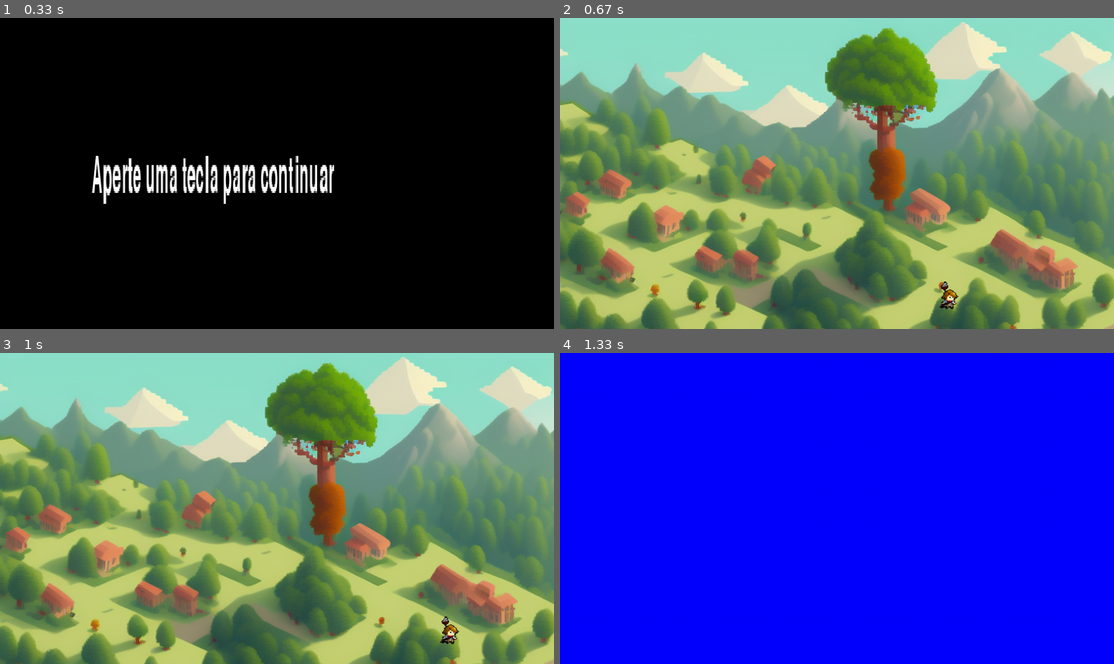
Above: before the commit, frames 1-4 (two rows, left to right).
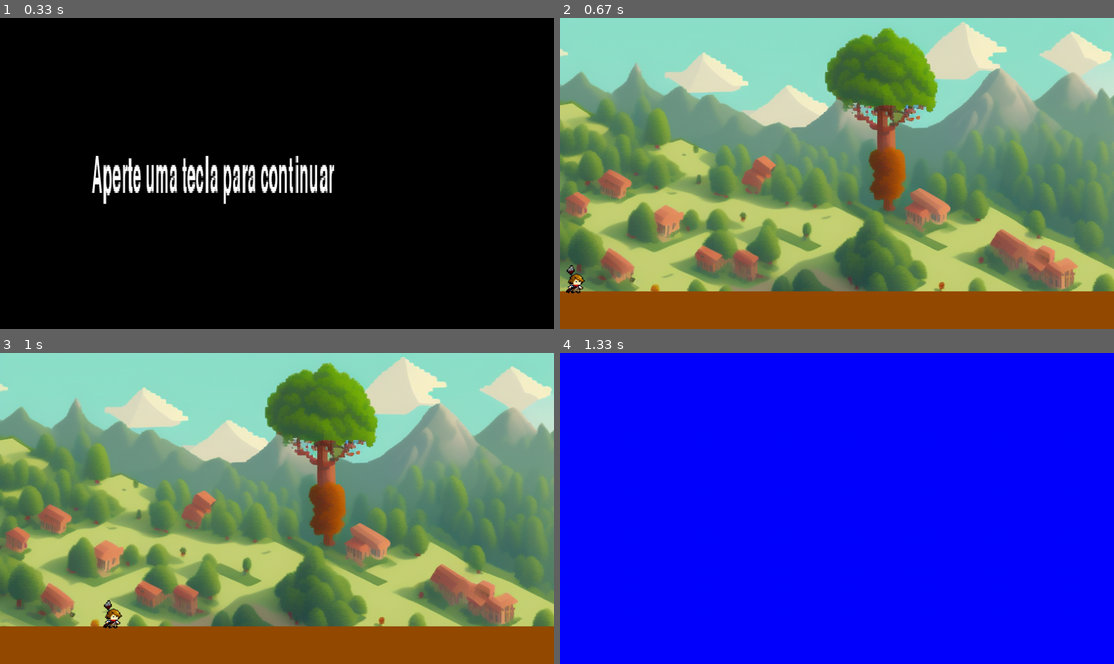
Above: after the commit, the same moments.

Repository: insper-classroom/devlife-23-1-projeto-pygame-luis-e-eduardo
Game: pygame game, started from main/funcoes.py
Two runs of this game, one before a commit and one after it. Both use one fixed random seed, a clock stepped at 60 frames per second and the inputs below.
Inputs (mouse positions are in pixels of both pictures, inside the frame that each line leads up to):
- Up to frame 1 (0.33 s): no input
- Up to frame 2 (0.67 s): tap Space at 0.33 s
- Up to frame 3 (1 s): hold Right from 0.67 s (still down)
- Up to frame 4 (1.33 s): release Right at 1.13 s; click (1014, 499) at 1.22 s

Frame 1 is identical in both runs. In frame 2, 12% of the frame differs, in the area x 0-100%, y 79-100%; in frame 3, 12%; in frame 4, nothing differs.

Commit message:
Co-authored-by: EduardoTakeiYaginuma <EduardoTakeiYaginuma@users.noreply.github.com>

Diff:
--- a/main/assets.py
+++ b/main/assets.py
@@ -1,5 +1,15 @@
-
-
+# dicionario para guardar os dados que serao usados para o jogo - tela/desenha
 assets = {}
 
 assets["fundo1"] = "main/assets/imagens/fundo1.png"
+assets["window"] = (912.0,512.0)
+assets["altura_tela"] = assets["window"][1]
+assets["largura_tela"] = assets["window"][0]
+assets["bloco"] = (32,24)
+
+# dicionario para guardar os dados que serao usados para o jogo - posicoes/movimento
+state = {}
+
+state["posicao_jogador"] = [0.0,400.0]
+state["velocidade_jogador"] = [0.0,0.0]
+state["aceleracao_gravidade"] = 1 # nao sei pq nao tem que ser negativo kkkkk
--- a/main/funcoes.py
+++ b/main/funcoes.py
@@ -1,6 +1,25 @@
 from random import randint
 import pygame
 from assets import *
+
+def esta_no_chao(obj1,obj2):
+    if obj1.colliderect(obj2):
+        return True
+    else:
+        return False
+
+class Plataform(pygame.sprite.Sprite):
+
+    def __init__(self,sprites,plataform,x,y):
+        pygame.sprite.Sprite.__init__(self)
+        img_plataforma = pygame.image.load("main\wood1.png")
+        self.image = pygame.transform.scale(img_plataforma, assets["bloco"])
+        self.rect = self.image.get_rect()
+
+        self.rect.x = x
+        self.rect.y = y
+        sprites.add(self)
+        plataform.add(self)
 
 class TelaInicial:
     def __init__(self, window):
@@ -12,7 +31,7 @@
         for evento in pygame.event.get():
             if evento.type == pygame.QUIT:
                 return None
-            elif evento.type == pygame.KEYDOWN:
+            elif evento.type == pygame.KEYDOWN: #nao pode apertar as teclas de andar nao sei pq kkkk
                 return Tela1(self.window)
         return self
 
@@ -25,45 +44,83 @@
 
 class Tela1:
     def __init__(self, window):
+
         self.sprites = pygame.sprite.Group()
-
         fonte_padrao = pygame.font.get_default_font()
         self.font = pygame.font.Font(fonte_padrao, 24)
         self.azul = (0,0,255)
         self.vermelho = (255, 0, 0)
         self.verde = (0,255,0)
+
         fundo = pygame.image.load(assets["fundo1"]) #imagem gerdada pela AI "https://www.scenario.com/""
         self.fundo = pygame.transform.scale(fundo, (912,512))
 
+        self.chao = pygame.Rect(0,450,912,112) #chao provisório, coords certas
+
         self.jogador = Jogador()
         self.sprites.add(self.jogador)
 
         self.window = window
 
     def recebe_eventos(self):
-        velocidade = 100
+
+        velocidade = 4
+
         for event in pygame.event.get():
             if event.type == pygame.QUIT:
                 return None  # Devolve None para sair
+
             elif event.type == pygame.MOUSEBUTTONDOWN:
                 return Tela2()
-            elif event.type == pygame.KEYDOWN and event.key == pygame.K_RIGHT:
-                self.jogador.rect.x+=velocidade
-            elif event.type == pygame.KEYDOWN and event.key == pygame.K_LEFT:
-                self.jogador.rect.x-=velocidade
-            elif event.type == pygame.KEYDOWN and event.key == pygame.K_UP:
-                self.jogador.rect.y-=velocidade
-            elif event.type == pygame.KEYDOWN and event.key == pygame.K_DOWN:
-                self.jogador.rect.y+=velocidade
+
+            #caso o botao seja apertado, ele soma a velocidade ate parar de apertar
+            if event.type == pygame.KEYDOWN and event.key == pygame.K_RIGHT:
+                state["velocidade_jogador"][0] += velocidade
+            elif event.type == pygame.KEYUP and event.key == pygame.K_RIGHT:
+                state["velocidade_jogador"][0] -= velocidade
+
+            if event.type == pygame.KEYDOWN and event.key == pygame.K_LEFT:
+                state["velocidade_jogador"][0] -= velocidade
+            elif event.type == pygame.KEYUP and event.key == pygame.K_LEFT:
+                state["velocidade_jogador"][0] += velocidade
+
+            if event.type == pygame.KEYDOWN and event.key == pygame.K_SPACE:
+                state["velocidade_jogador"][1] -= velocidade
+            elif event.type == pygame.KEYUP and event.key == pygame.K_SPACE:
+                state["velocidade_jogador"][1] += velocidade
+
+        if self.jogador.rect.x < 862:
+            self.jogador.rect.x = abs(self.jogador.rect.x + state["velocidade_jogador"][0])
+        else:
+            self.jogador.rect.x = 862
+
+        if self.jogador.rect.x > 0:
+            self.jogador.rect.x = abs(self.jogador.rect.x + state["velocidade_jogador"][0])
+        else:
+            self.jogador.rect.x = 0
+
+        if self.jogador.rect.y < 400:
+            self.jogador.rect.y = abs(self.jogador.rect.y + state["velocidade_jogador"][1]) + (state["aceleracao_gravidade"])
+        else:
+            self.jogador.rect.y = 400
+
+        if self.jogador.rect.y > 0:
+            self.jogador.rect.y = abs(self.jogador.rect.y + state["velocidade_jogador"][1]) + (state["aceleracao_gravidade"])
+        else:
+            self.jogador.rect.y = 0
+
         return self
 
     def desenha(self, window):
-        window.fill(self.verde)
-        window.blit(self.fundo,(0,0))
+
+        #window.fill(self.verde)
+        window.blit(self.fundo,(0,0)) #colocando o fundo do jogo
+        pygame.draw.rect(window,(150,75,0),self.chao) #desenhando o chao
+
         self.sprites.draw(self.window)
 
-
 class Tela2:
+
     def __init__(self):
         default_font_name = pygame.font.get_default_font()
         self.font = pygame.font.Font(default_font_name, 24)
@@ -81,32 +138,38 @@
         window.fill(self.cor)
 
 class Jogador(pygame.sprite.Sprite):
+
     def __init__(self):
+
         pygame.init()
         pygame.sprite.Sprite.__init__(self)
 
         mario = pygame.image.load("main/assets/imagens/personagem_principal.png")
-        self.image = pygame.transform.scale(mario, (48,48))
+        self.image = pygame.transform.scale(mario, (50,50))
 
         self.rect = self.image.get_rect()
-        self.rect.x = 1280/2 - self.rect.width/2
-        self.rect.y = 480 - self.rect.height
-
+
+        #posicao do jogador
+        self.rect.x = float(state["posicao_jogador"][0])
+        self.rect.y = float(state["posicao_jogador"][1])
+
+        #velocidade jogador
 
     def update(self):
-        if self.rect.x + self.rect.width >= 1280:
-            self.rect.x = 1280 - self.rect.width
-        if self.rect.x  < 0:
-            self.rect.x = 0
-        if self.rect.y + self.rect.height >= 600:
-            self.rect.y = 600 - self.rect.height
-        if self.rect.y < 0:
-            self.rect.y = 0
-
-
+
+        if self.rect.x + self.rect.width >= 912.0:
+            self.rect.x = 912.0 - self.rect.width
+        if self.rect.x  < 0.0:
+            self.rect.x = 0.0
+        if self.rect.y + self.rect.height >= 450.0:
+            self.rect.y = 450.0 - self.rect.height
+        if self.rect.y < 0.0:
+            self.rect.y = 0.0
 
 class Jogo:
+
     def __init__(self):
+
         pygame.init()
         self.sprites = pygame.sprite.Group()
 
@@ -124,13 +187,13 @@
         return True
 
     def game_loop(self):
+
         while self.recebe_eventos():
             self.tela_atual.desenha(self.window)
             pygame.display.update()
 
     def finaliza(self):
         pygame.quit()
-
 
 if __name__ == '__main__':
     jogo = Jogo()
